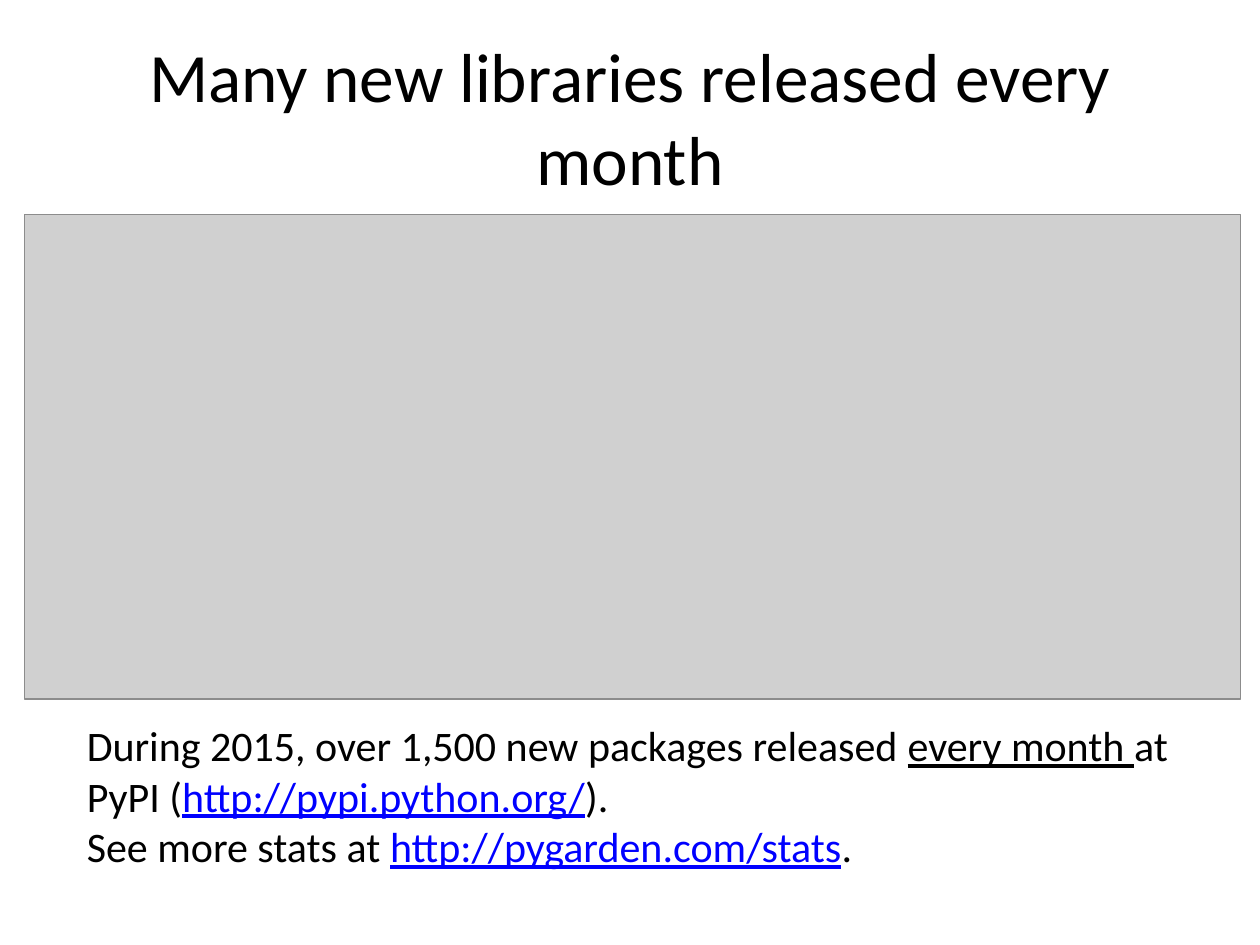
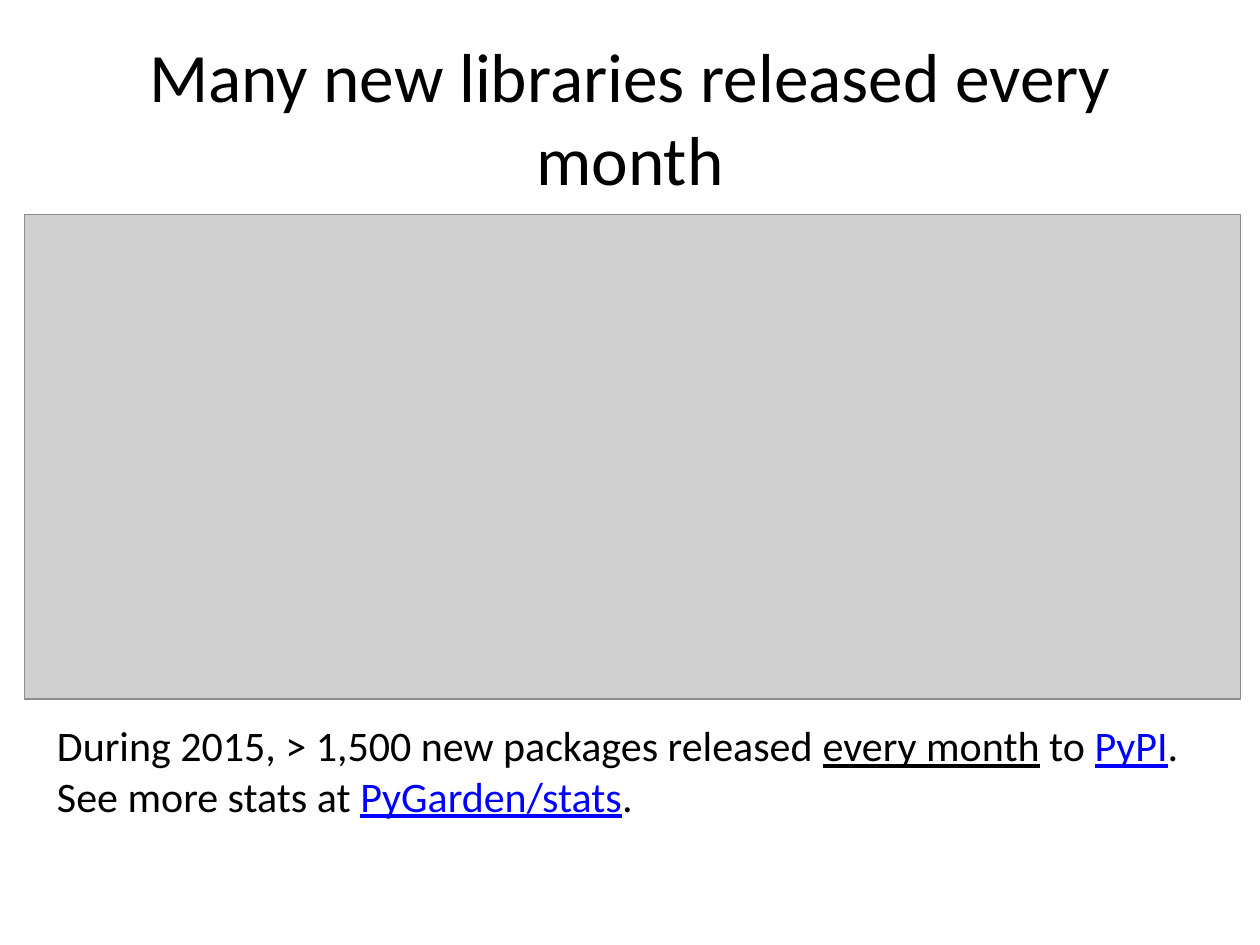
Before and after one commit to yoavram/Py4Eng, a slide deck: slide 35 of docs/Introduction to Python.pptx. Drawn at 1260x945 pixels with LibreOffice and Linux fonts; fonts in the diff are those of the drawing; grey boxes stand for pictures. Boxes give left, top, right and bottom in pixels: in the first picture for what was removed or moved away, otherwise in the second. Text is boxed around its words. In the diff, an @@ line names an element or a change of style, - is before the commit and + after.

```diff
--- a/docs/Introduction to Python.pptx
+++ b/docs/Introduction to Python.pptx
@@ text at (57,731,1179,819): text changed @@
-During 2015, over 1,500 new packages released every month at PyPI (http://pypi.python.org/).
-See more stats at http://pygarden.com/stats.
+During 2015, > 1,500 new packages released every month to PyPI.
+See more stats at PyGarden/stats.
```
Also in this commit, not shown: 15 other slides changed, 3 slides added, 2 slides removed.
